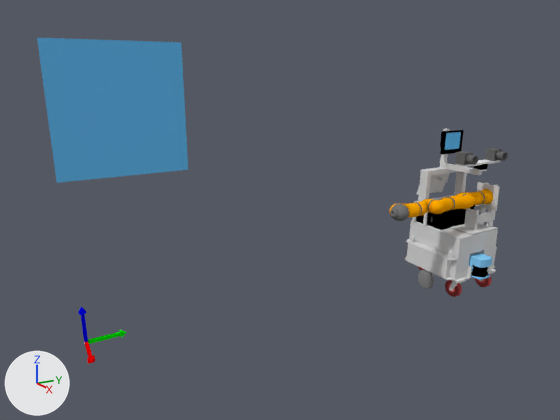
The Blender file examples/morse/scenarii/grande_salle-2.5-kuka-poster.blend, before and after one commit.
Rendered twice from the file's camera 'CameraFP'. The lights are fixed; the arrows at lower left show +X, +Y and +Z.

Names of what the first picture shows: 'Base', 'Computer', 'Plane'.
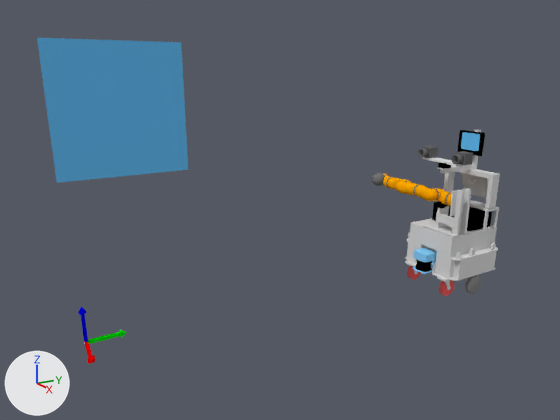
ob_jido is not drawn itself; it is the parent of ob_motion_controller, ob_gyroscope, ob_base, ob_kuka_base, ob_platine.

Where the change shows, as pixel boxes [x1, y1, x2, y2] in the pictures (560 x 420 px):
'Base', turned: before [405, 129, 500, 291]; after [405, 130, 500, 290]
'Computer', turned: before [416, 205, 476, 230]; after [432, 201, 492, 231]
'Sicks', turned: before [469, 253, 493, 280]; after [413, 248, 437, 274]
'kuka_2', turned: before [450, 195, 475, 210]; after [413, 184, 438, 201]
'Plane.001', turned: before [445, 132, 461, 150]; after [461, 132, 480, 151]
'kuka_3', turned: before [428, 197, 454, 214]; after [395, 181, 418, 196]
'Wheels', turned: before [417, 266, 491, 297]; after [407, 266, 454, 296]
'MotorWheels', turned: before [418, 270, 434, 289]; after [465, 275, 481, 294]
'FrontScreen', turned: before [440, 130, 464, 154]; after [458, 130, 485, 156]
'kuka_6', turned: before [391, 204, 409, 221]; after [372, 173, 385, 186]
'CameraCube.001', turned: before [485, 148, 502, 161]; after [456, 151, 473, 165]
'kuka_1', turned: before [456, 192, 484, 205]; after [433, 188, 450, 205]
'CameraCube', turned: before [455, 151, 473, 165]; after [422, 146, 438, 158]
'kuka_4', turned: before [416, 199, 434, 216]; after [386, 177, 412, 190]
'Camera_Support', turned: before [455, 159, 500, 167]; after [422, 157, 471, 167]
'kuka_5', turned: before [389, 203, 421, 217]; after [383, 173, 390, 187]
'kuka_base', turned: before [478, 189, 493, 204]; after [445, 193, 452, 206]
'CameraLens.001', turned: before [495, 151, 508, 161]; after [451, 154, 464, 164]
'CameraLens', turned: before [465, 154, 478, 165]; after [418, 148, 429, 157]
'kuka_7', turned (not visible afterwards): before [390, 209, 398, 218]

Diff of the bpy script that builds the scene:
```diff
--- a/examples/morse/scenarii/grande_salle-2.5-kuka-poster.blend.py
+++ b/examples/morse/scenarii/grande_salle-2.5-kuka-poster.blend.py
@@ ob_jido @@
 ob_jido.location = (4.056, 9.697, 0.0)
-ob_jido.rotation_euler = (0.0, 0.0, 6.283)  # degrees (0, 0, 360)
+ob_jido.rotation_euler = (0.0, 0.0, -1.571)  # degrees (0, 0, -90)
```
